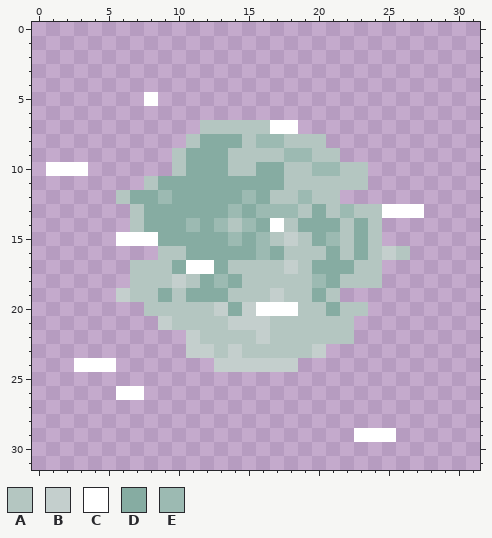
Two versions of one pixel-art sprite, floor/processor/images/Panto2019/Finale/Moon_S_Reflection2.png. The first picture shows the starting point.
The file is 32x32 pixels.
Palette (. is transparent): A #b4c6c1  B #c4cfcd  C #ffffff  D #86aca2  E #9cbab2
The same view after the edit:
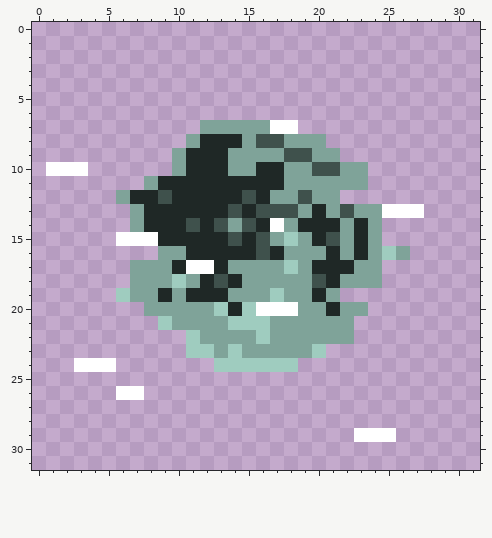
The edit:
colour A: #b4c6c1 -> #7fa399
colour B: #c4cfcd -> #9fccbf
colour D: #86aca2 -> #1f2826
colour E: #9cbab2 -> #3f514c
Changed rows in their new state; - is a pixel that keeps its letter.
first column x 8:
 5 .
